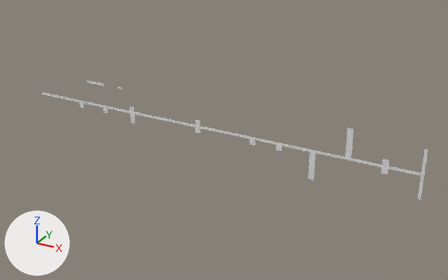
The OBJ model Assets/Tiled2Unity/Meshes/Tutorial_PilastriSoloFissi.obj: old version first, new version second.
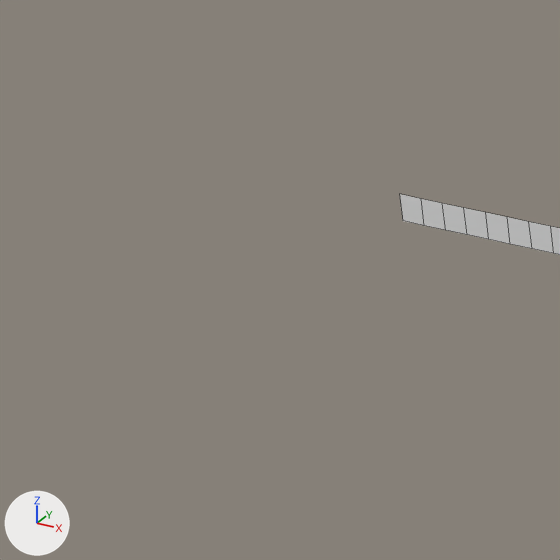
Old and new are each drawn whole from a camera (50 mm lens) standing at (14.3, -90.5, 34.2) and looking at (-36.6, 2.1, -12.1) and again close up on the part from 2% to 12% of the width and 27% to 44% of the height. Every picture has the same lights, and +X, +Y and +Z are marked at lower left. The close-ups show mesh edges as thin lines. Where no turn or scale is listed for an object, it has been applied to the vertices.

The older version as bpy lines, for what is in view:
```python
me_tutorial_pilastrisolofissi = bpy.data.meshes.new('Tutorial_PilastriSoloFissi')
me_tutorial_pilastrisolofissi.from_pydata(...)  # 494 vertices, 265 faces; spans x -79.4..0.0, y 0.0, z -14.8..-4.1
ob_tutorial_pilastrisolofissi = bpy.data.objects.new('Tutorial_PilastriSoloFissi', me_tutorial_pilastrisolofissi)
ob_tutorial_pilastrisolofissi.location = (0.0, 0.0, 0.0)
```
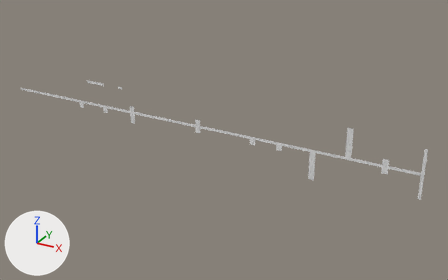
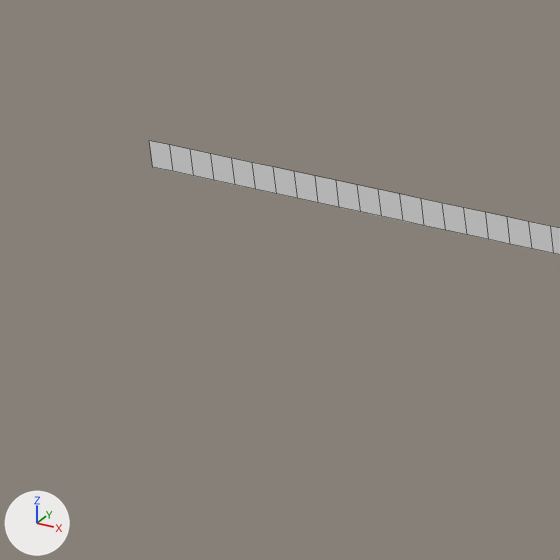
The change, as a list of edits to the scene's bpy script:
```text
Change me_tutorial_pilastrisolofissi:
    used by ob_tutorial_pilastrisolofissi; location = (0.0, 0.0, 0.0)
    remove me_tutorial_pilastrisolofissi.from_pydata(...)  # 494 vertices, 265 faces; spans x -79.4..0.0, y 0.0, z -14.8..-4.1
    add me_tutorial_pilastrisolofissi.from_pydata(...)  # 518 vertices, 277 faces; spans x -85.5..0.0, y 0.0, z -14.8..-4.1
    me_tutorial_pilastrisolofissi part 1
    12 vertices are added at x -85.5..-79.9, y 0.0, z -9.7
    12 new vertices lie (0.0, 0.0, 0.5) away from vertices in x -85.5..-79.9, y 0.0, z -9.7
    12 new faces join them
```

What differs and where, as boxes (x1, y1, x2, y2) in the close-ups (560 x 560 px):
'Tutorial_PilastriSoloFissi', reshaped: before (400, 194, 560, 255); after (149, 141, 560, 255)
part 1 of me_tutorial_pilastrisolofissi, added: after (149, 141, 403, 221)
